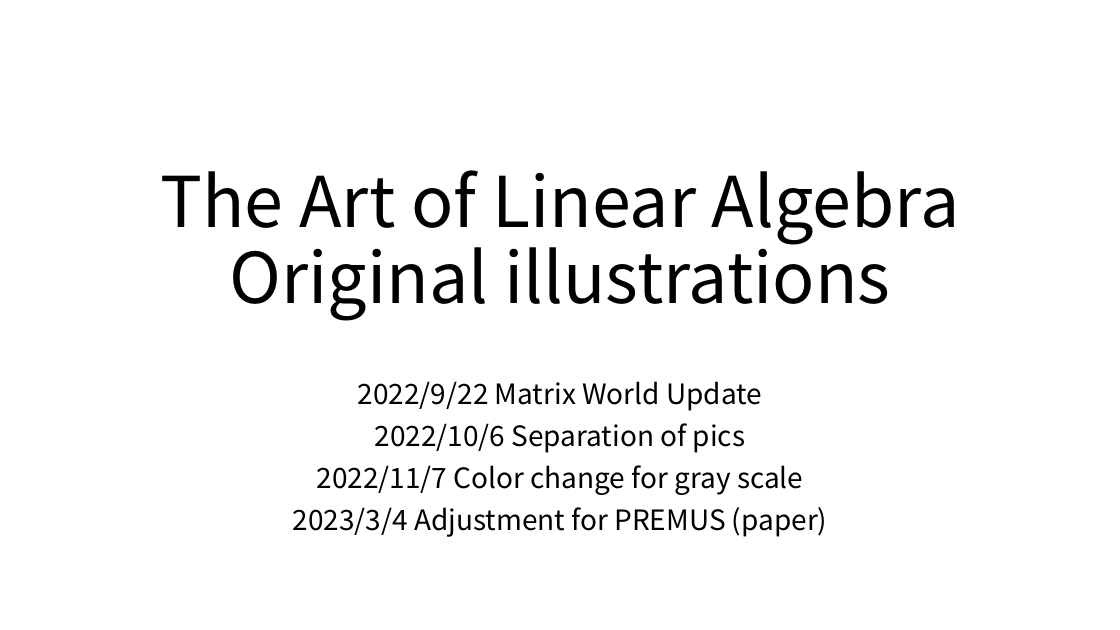
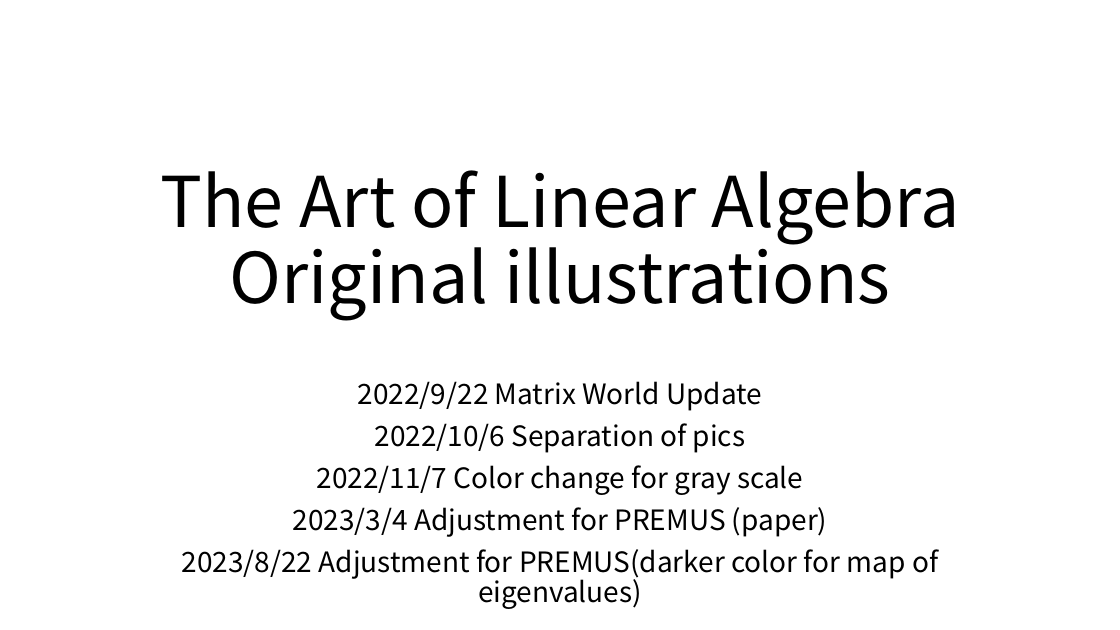
Before and after one commit to kenjihiranabe/The-Art-of-Linear-Algebra, a slide deck: slide 1 of Illustrations.pptx. Drawn at 1120x630 pixels with LibreOffice and Linux fonts; fonts in the diff are those of the drawing. Boxes give left, top, right and bottom in pixels: in the first picture for what was removed or moved away, otherwise in the second. Text is boxed around its words. In the diff, an @@ line names an element or a change of style, - is before the commit and + after.

```diff
--- a/Illustrations.pptx
+++ b/Illustrations.pptx
@@ subtitle at [182,549,938,609]: paragraph added @@
+2023/8/22 Adjustment for PREMUS(darker color for map of eigenvalues)
```
Also in this commit, not shown: 2 other slides changed, 57 other files.
